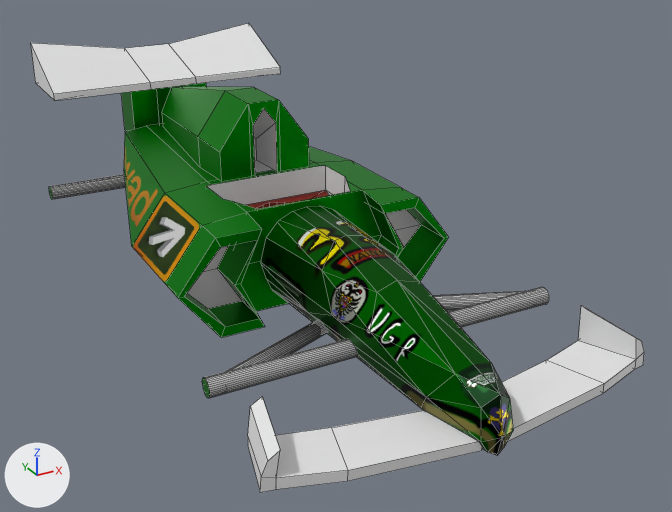
One commit to the OBJ model models/f1.obj: the scene before it, then after it.
Rendered twice from a 50 mm lens placed at (-7.62, -16.03, 7.32), pointed at (0.87, -0.6, -0.4). The axes (+X, +Y, +Z) are drawn at lower left. The lights are the same throughout. Mesh edges are drawn as thin lines. Where no turn or scale is listed for an object, it has been applied to the vertices.

The first picture shows 'nucleo.001'.
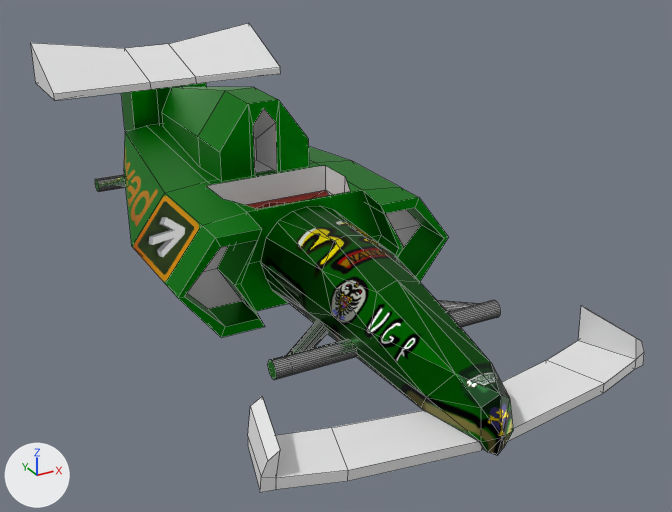
What changed in the scene script:
```text
Change mat_material_003:
    mat_material_003.metallic: 0.0 -> 1.0
Change me_nucleo_001:
    where me_nucleo_001.from_pydata(...)  # 816 vertices, 573 faces; spans x -3.6..3.6, y -7.2..8.3, z -1.0..2.8
    used by ob_nucleo_001; location = (0.0, 0.0, 0.0)
    me_nucleo_001 part 1: all 64 vertices in x -3.4..-3.1, y -4.3..-4.0, z -0.6..-0.2 are moved by (1.2, 0.0, 0.0)
    me_nucleo_001 part 2: all 64 vertices in x 3.1..3.4, y -4.3..-4.0, z -0.6..-0.2 are moved by (-1.2, 0.0, 0.0)
    me_nucleo_001 part 3: all 32 vertices in x -3.4, y 5.9..6.2, z -0.6..-0.2 are moved by (1.1, 0.0, 0.0)
```

What differs and where, as boxes (x1, y1, x2, y2) in the pictures (672 x 512 px; the box of a moved part takes in the faces that stretch with it):
'nucleo.001', surface changed, reshaped: (31, 23, 644, 493) in both
part 1 of me_nucleo_001, moved or reshaped: before (202, 319, 358, 398); after (268, 319, 358, 380)
part 2 of me_nucleo_001, moved or reshaped: before (433, 287, 549, 328); after (437, 300, 501, 328)
part 3 of me_nucleo_001, moved or reshaped: before (49, 174, 126, 199); after (95, 174, 126, 192)
